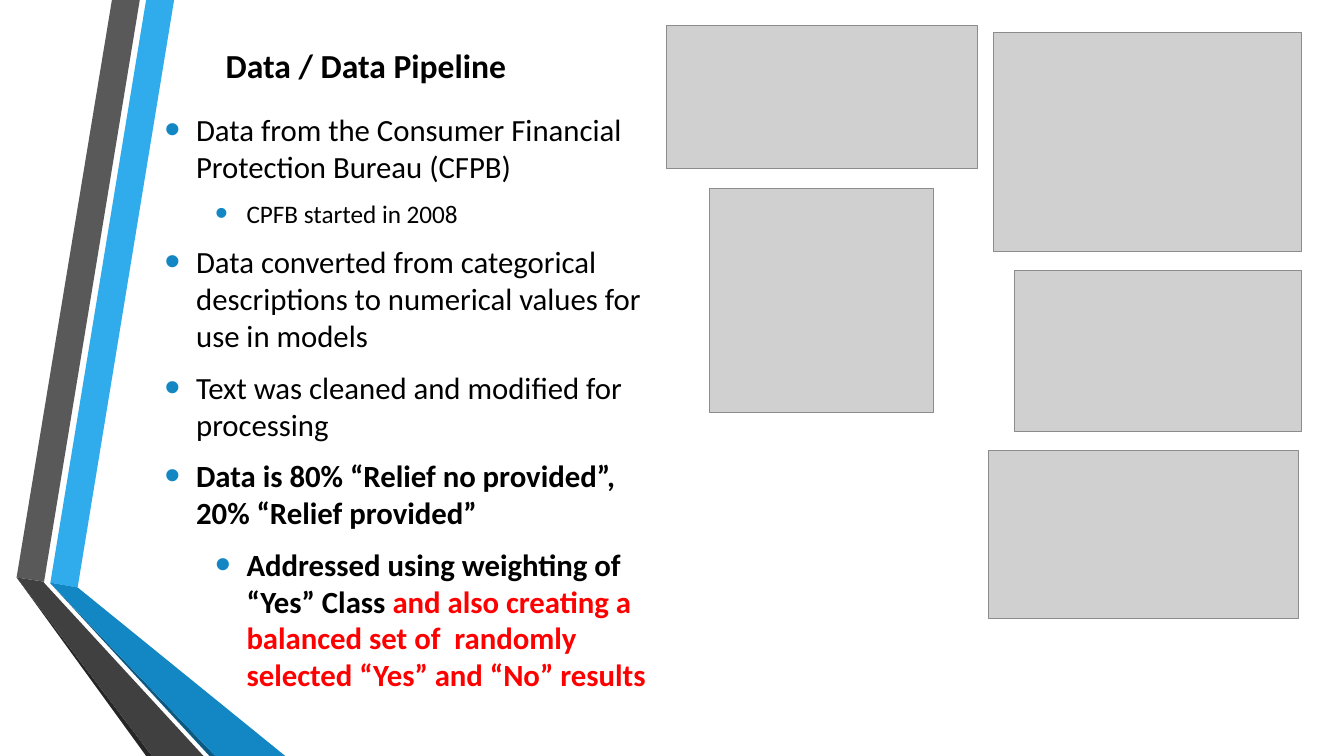
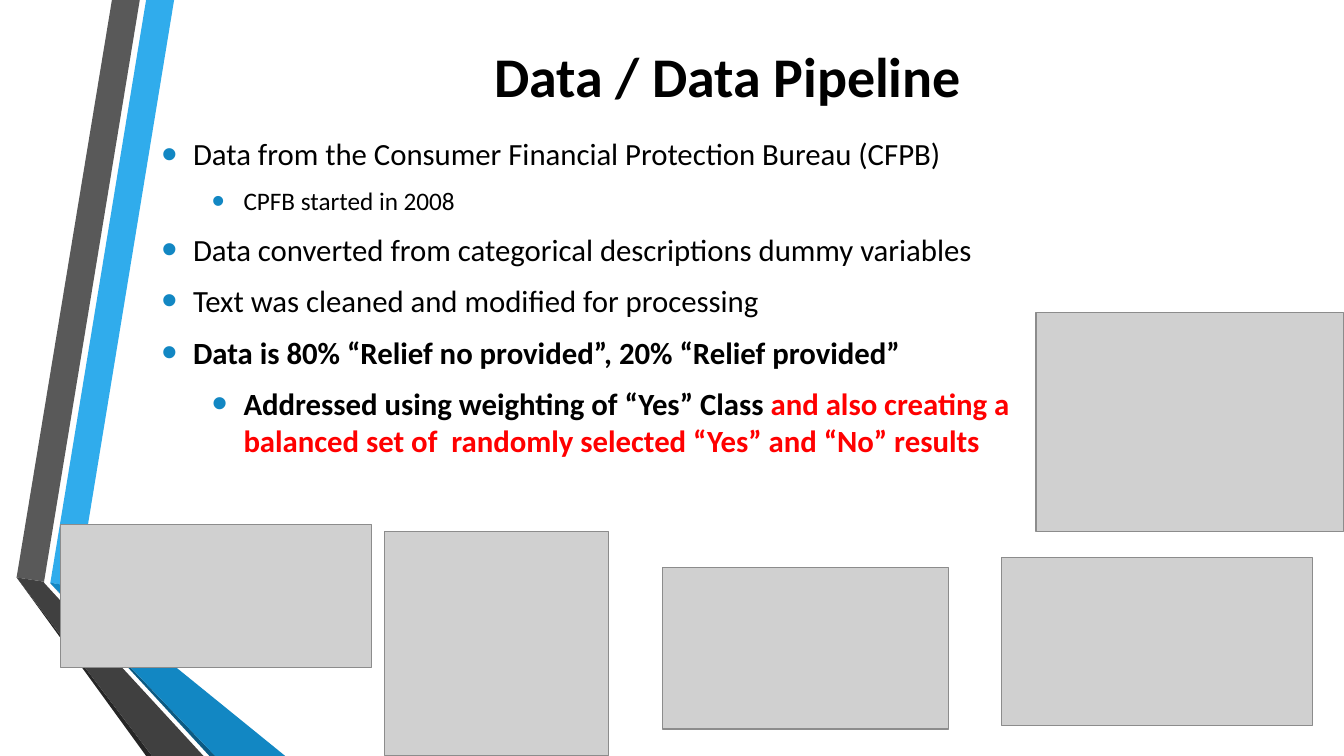
Before and after one commit to ChrisMichael11/Consumer_Complaint_Project, a slide deck: slide 5 of ppt/Consumer_Complaints.pptx. Drawn at 1344x756 pixels with LibreOffice and Linux fonts; fonts in the diff are those of the drawing; grey boxes stand for pictures; background and template pictures are left out. Boxes give left, top, right and bottom in pixels: in the first picture for what was removed or moved away, otherwise in the second. Text is boxed around its words. In the diff, an @@ line names an element or a change of style, - is before the commit and + after.

```diff
--- a/ppt/Consumer_Complaints.pptx
+++ b/ppt/Consumer_Complaints.pptx
@@ title "Data / Data Pipeline": place and size @@
-title "Data / Data Pipeline" at bbox=[226, 54, 506, 84]
+title "Data / Data Pipeline" at bbox=[494, 57, 961, 106]
@@ title "Data / Data Pipeline" at bbox=[494, 57, 961, 106]: size 24 to 40 pt; vertical alignment bottom to middle @@
@@ text "Data from the Consumer Financial ...": place and size @@
-text "Data from the Consumer Financial ..." at bbox=[196, 119, 645, 687]
+text "Data from the Consumer Financial ..." at bbox=[193, 142, 1009, 457]
@@ text at bbox=[193, 239, 971, 267]: text changed @@
-• Data converted from categorical descriptions to numerical values for use in models
+• Data converted from categorical descriptions dummy variables
@@ picture: place and size @@
-picture at bbox=[994, 32, 1303, 252]
+picture at bbox=[1036, 313, 1344, 532]
@@ picture: place and size @@
-picture at bbox=[666, 26, 978, 169]
+picture at bbox=[60, 524, 372, 667]
@@ picture: place and size @@
-picture at bbox=[710, 189, 934, 412]
+picture at bbox=[385, 532, 609, 756]
@@ picture: place and size @@
-picture at bbox=[1015, 270, 1302, 432]
+picture at bbox=[662, 568, 949, 729]
@@ picture: place and size @@
-picture at bbox=[988, 451, 1299, 619]
+picture at bbox=[1002, 558, 1313, 726]
```
Also in this commit, not shown: 3 other slides changed, 4 other files.
